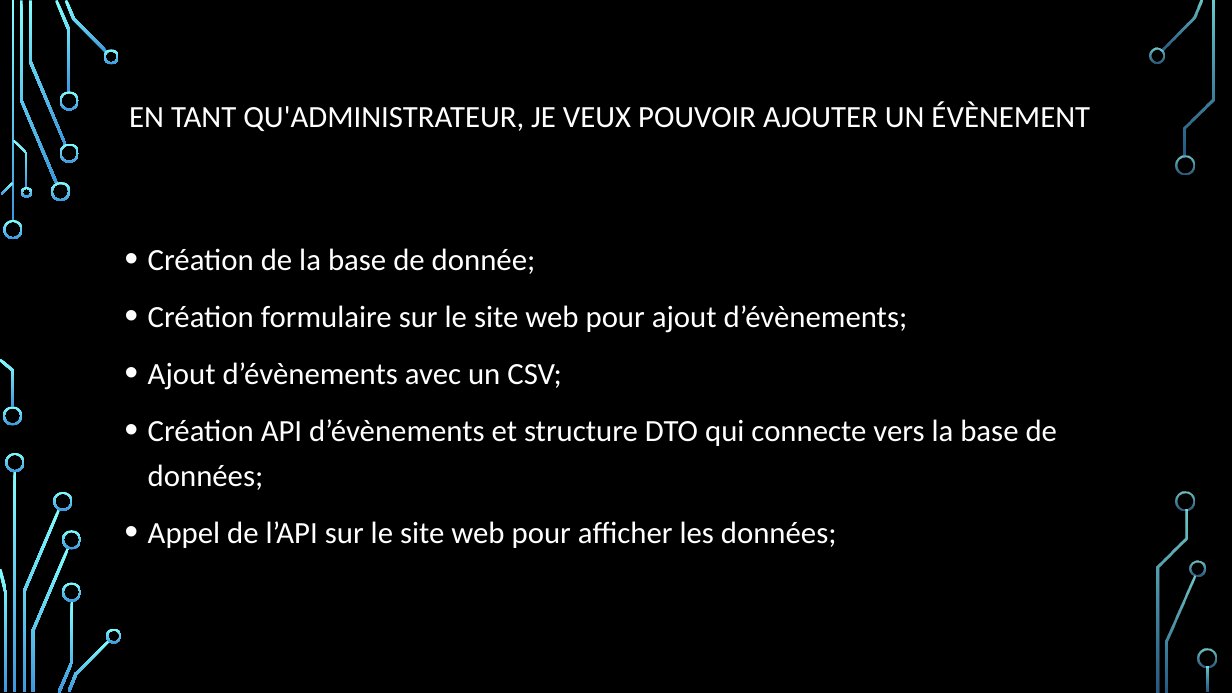
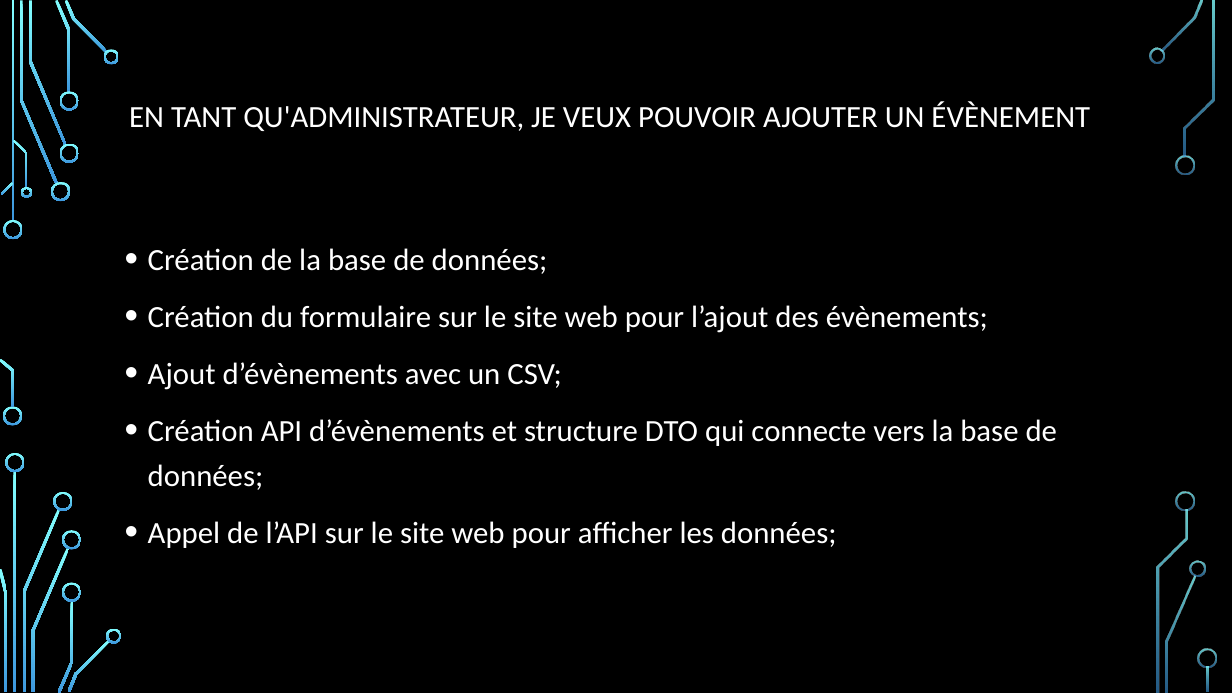
Before and after one commit to DFC-Informatique-Cegep-de-Sainte-Foy/GestionEquipesSportives, a slide deck: slide 6 of Documentation/Revue 1/Presentation_Revue_1.pptx. Drawn at 1232x693 pixels with LibreOffice and Linux fonts; fonts in the diff are those of the drawing; background and template pictures are left out. Boxes give left, top, right and bottom in pixels: in the first picture for what was removed or moved away, otherwise in the second. Text is boxed around its words. In the diff, an @@ line names an element or a change of style, - is before the commit and + after.

```diff
--- a/Documentation/Revue 1/Presentation_Revue_1.pptx
+++ b/Documentation/Revue 1/Presentation_Revue_1.pptx
@@ text at [148, 248, 988, 333]: text changed @@
-• Création de la base de donnée;
-• Création formulaire sur le site web pour ajout d’évènements;
+• Création de la base de données;
+• Création du formulaire sur le site web pour l’ajout des évènements;
```
Also in this commit, not shown: 5 other slides changed.
